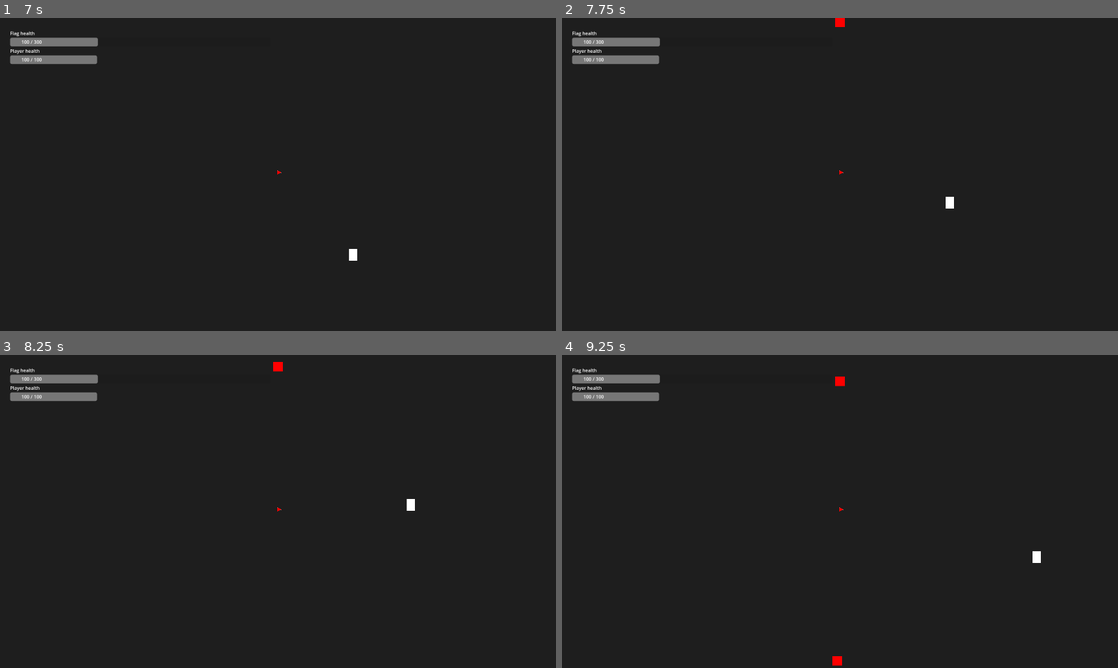
Above: before the commit, frames 1-4 (two rows, left to right).
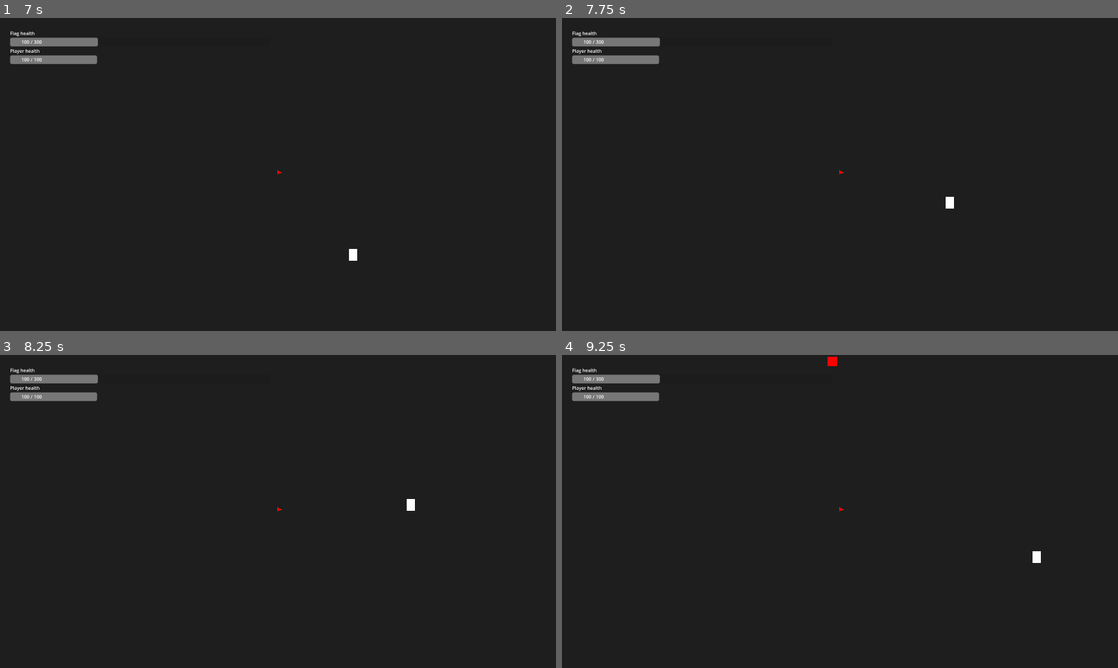
Above: after the commit, the same moments.

Repository: duckenclaw/gmtk2025
Game: Godot game, scene res://src/main_menu.tscn
Same seed, same stepped clock (60 frames per second), same inputs: the game is played once before the commit and once after it.
Inputs (mouse positions are in pixels of both pictures, inside the frame that each line leads up to):
- Up to frame 1 (7 s): click "Start" at 0.5 s; tap Enter at 1.25, 6.5 s; move the mouse to (400, 158) at 1.27 s; press the mouse at (400, 158) at 1.28 s; hold Right (ui_right) 1.28-2.03 s; move the mouse to (166, 190) at 2.02 s; release the mouse at (166, 190) at 2.03 s; hold Down (ui_down) 2.03-2.78 s; click (166, 190) at 2.1 s; move the mouse to (333, 105) at 2.77 s; press the mouse at (333, 105) at 2.78 s; hold Right (ui_right) 2.78-3.53 s; move the mouse to (250, 237) at 3.52 s; release the mouse at (250, 237) at 3.53 s; hold Up (ui_up) 3.53-4.28 s; click (250, 237) at 3.6 s; tap Space at 4.25 s; move the mouse to (444, 221) at 4.27 s; press the mouse at (444, 221) at 4.28 s; hold Left (ui_left) 4.28-5.78 s; move the mouse to (111, 127) at 5.02 s; release the mouse at (111, 127) at 5.03 s; click (111, 127) at 5.1 s; move the mouse to (305, 174) at 5.77 s; press the mouse at (305, 174) at 5.78 s; hold Down (ui_down) 5.78-6.53 s; move the mouse to (194, 96) at 6.52 s; release the mouse at (194, 96) at 6.53 s; hold Right (ui_right) from 6.53 s (still down); click (194, 96) at 6.6 s
- Up to frame 2 (7.75 s): move the mouse to (962, 158) at 7.27 s; release Right (ui_right) at 7.28 s; press the mouse at (962, 158) at 7.28 s; hold Up (ui_up) from 7.28 s (still down)
- Up to frame 3 (8.25 s): move the mouse to (166, 527) at 8.02 s; release Up (ui_up) at 8.03 s; release the mouse at (166, 527) at 8.03 s; hold Right (ui_right) from 8.03 s (still down); click (166, 527) at 8.1 s
- Up to frame 4 (9.25 s): move the mouse to (895, 442) at 8.77 s; release Right (ui_right) at 8.78 s; press the mouse at (895, 442) at 8.78 s; hold Down (ui_down) from 8.78 s (still down)

Frame 1 is identical in both runs. In frame 2, less than 0.1% of the frame differs, in the area x 49-51%, y 0-3%; in frame 3, less than 0.1%; in frame 4, 0.2%, in the area x 47-51%, y 0-100%.

Commit message:
added enemy_pack_count that determines how many enemies will be spawned in a radius around the spawner

Diff:
--- a/src/enemies/enemy_spawner.gd
+++ b/src/enemies/enemy_spawner.gd
@@ -13,7 +13,8 @@
 # Spawning parameters
 @onready var spawn_timer: Timer = $SpawnTimer
 @export var spawn_count: int = 5
-@export var spawn_radius: float = 20.0
+@export var enemy_pack_count: int = 1
+@export var spawn_radius: float = 60.0
 @export var spawn_interval: float = 2.0
 
 # Target for enemies to move towards
@@ -217,6 +218,7 @@
 	# Set enemy types
 	set_enemy_types(wave_config.enemy_types, wave_config.enemy_type_weights)
 	spawn_count = wave_config.enemies_per_spawner
+	enemy_pack_count = wave_config.enemy_pack_count
 
 	print(spawn_count)
 
@@ -227,7 +229,7 @@
 
 # Spawn an enemy with a specific type
 func spawn_typed_enemy_at_position(pos: Vector2, enemy_type: EnemyType) -> Enemy:
-	var enemy = spawn_enemy_at_position(pos)
+	var enemy = spawn_circle_formation(pos, spawn_radius, enemy_pack_count)
 	if enemy and enemy_type:
 		configure_enemy_with_type(enemy_type)
 	return enemy
--- a/src/resources/wave_config.gd
+++ b/src/resources/wave_config.gd
@@ -17,6 +17,7 @@
 # Enemy counts
 @export var total_enemies: int = 5  # Total enemies to spawn (-1 for infinite)
 @export var enemies_per_spawner: int = -1  # Enemies per spawner (-1 for auto-distribute)
+@export var enemy_pack_count: int = 1
 
 # Wave behavior
 @export var is_repeating: bool = false  # Does this wave repeat?
--- a/src/resources/waves/wave_basic.tres
+++ b/src/resources/waves/wave_basic.tres
@@ -8,6 +8,8 @@
 script = ExtResource("3_aiaim")
 wave_name = "Wave basic"
 enemy_types = Array[ExtResource("1_pb2hb")]([ExtResource("2_pb2hb")])
-total_enemies = 10
+spawn_interval = 5.0
+total_enemies = 18
 enemies_per_spawner = 3
+enemy_pack_count = 3
 metadata/_custom_type_script = "uid://vkq5h0d44gc8"
